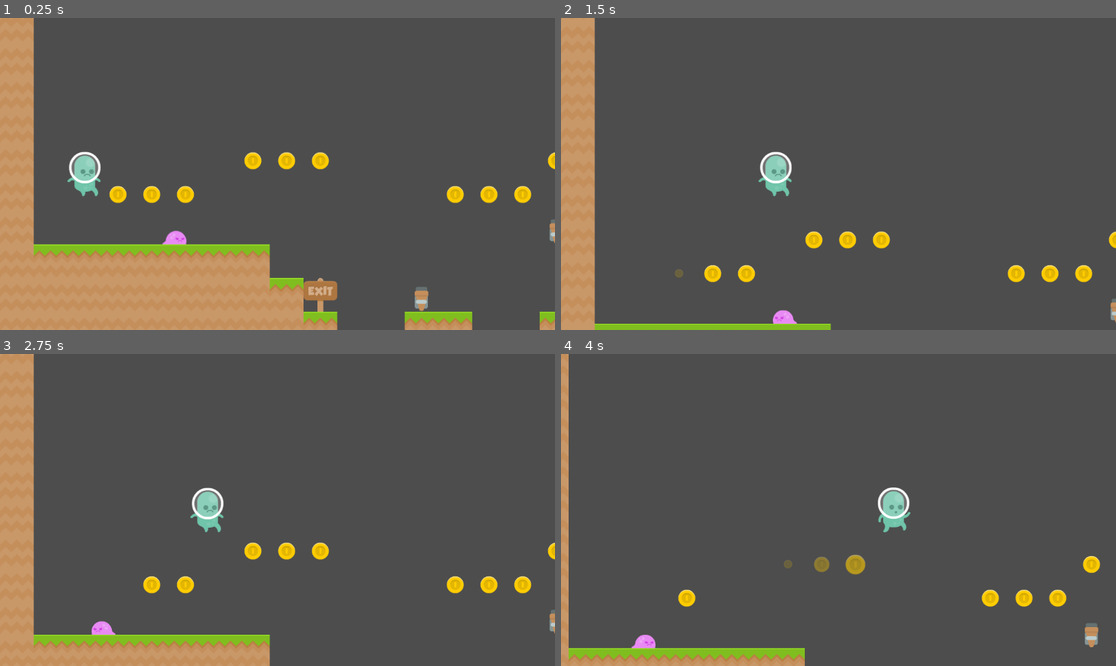
Above: before the commit, frames 1-4 (two rows, left to right).
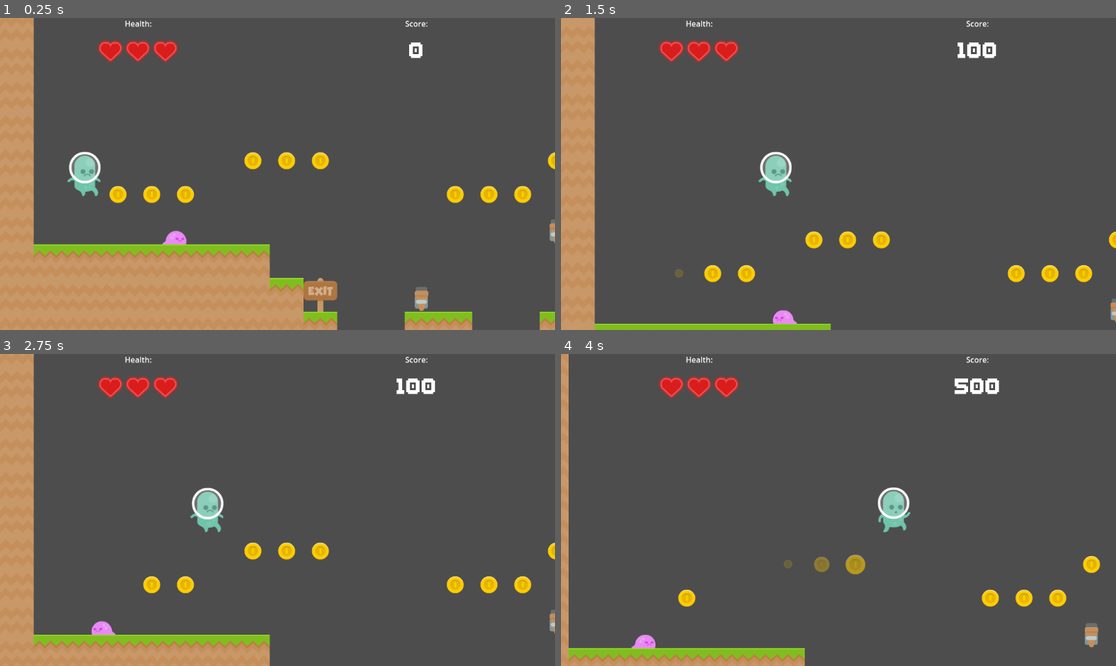
Above: after the commit, the same moments.

Repository: GreenCloversGames/Scalable-Platformer-Template
Game: Godot game, scene res://Scenes/Levels/test_level.tscn
Two runs of this game, one before a commit and one after it. Both use one fixed random seed, a clock stepped at 60 frames per second and the inputs below.
Inputs:
- Up to frame 1 (0.25 s): no input
- Up to frame 2 (1.5 s): tap Enter (ui_accept) at 0.5, 0.77 s; hold Right (ui_right) from 0.53 s (still down)
- Up to frame 3 (2.75 s): tap Enter (ui_accept) at 1.52 s; release Right (ui_right) at 2.03 s; hold Left (ui_left) from 2.03 s (still down)
- Up to frame 4 (4 s): release Left (ui_left) at 2.78 s; hold Right (ui_right) from 2.78 s (still down); tap Enter (ui_accept) at 3.02, 3.77 s

The runs differ from the first frame. In frame 1, 0.9% of the frame differs, in the area x 17-77%, y 0-15%; in frame 2, 1.0%; in frame 3, 1.0%; in frame 4, 1.1%, in the area x 17-79%, y 0-15%.

Commit message:
Added UI

Diff:
--- a/Scenes/Player/player.gd
+++ b/Scenes/Player/player.gd
@@ -18,7 +18,7 @@
 var  can_jump = true
 
 
-
+signal player_lost_health(new_health)
 signal player_lost_all_health
 
 func _ready():
@@ -68,6 +68,7 @@
 	velocity.y = JUMP_VELOCITY*.5
 	$AnimatedSprite2D.play("hurt")
 	health -= 1
+	player_lost_health.emit(health)
 	if health <= 0:
 		player_lost_all_health.emit()
 
--- /dev/null
+++ b/Scenes/UI/level_ui.gd
@@ -0,0 +1,30 @@
+extends CanvasLayer
+
+@onready var healthContainer = $Control/HBoxContainer/HealthContainer
+@onready var scoreContainer = $Control/HBoxContainer/ScoreContainer
+@onready var timeContainer = $Control/HBoxContainer/HealthContainer
+# Called when the node enters the scene tree for the first time.
+
+@onready var hearts = healthContainer.get_node("HBoxContainer").get_children()
+
+@onready var current_heart_index = len(hearts)-1
+@onready var full_heart_tex = preload("res://Assets/UI/hud_heartFull.png")
+@onready var empty_heart_tex = preload("res://Assets/UI/hud_heartEmpty.png")
+
+func _ready():
+	pass # Replace with function body.
+
+func gain_health():
+	current_heart_index = min(len(hearts)-1, current_heart_index+1)
+	hearts[current_heart_index].texture = full_heart_tex
+
+func lose_health():
+	hearts[current_heart_index].texture = empty_heart_tex
+	current_heart_index = max(0, current_heart_index-1)
+
+func update_score(new_score):
+	scoreContainer.get_node("Label2").text = str(new_score)
+
+# Called every frame. 'delta' is the elapsed time since the previous frame.
+func _process(delta):
+	pass
--- /dev/null
+++ b/Scenes/UI/level_ui.tscn
@@ -0,0 +1,89 @@
+[gd_scene load_steps=4 format=3 uid="uid://ubm3g25m2mvs"]
+
+[ext_resource type="Script" path="res://Scenes/UI/level_ui.gd" id="1_0wvi5"]
+[ext_resource type="Texture2D" uid="uid://pgvp75401bfx" path="res://Assets/UI/hud_heartFull.png" id="2_s3qdv"]
+[ext_resource type="Theme" uid="uid://dxortrvrvcbys" path="res://Scenes/UI/score.tres" id="3_gqkha"]
+
+[node name="LevelUI" type="CanvasLayer"]
+script = ExtResource("1_0wvi5")
+
+[node name="Control" type="Control" parent="."]
+layout_mode = 3
+anchor_right = 1.0
+anchor_bottom = 0.17284
+grow_horizontal = 2
+size_flags_horizontal = 3
+metadata/_edit_use_anchors_ = true
+
+[node name="HBoxContainer" type="HBoxContainer" parent="Control"]
+layout_mode = 1
+anchors_preset = 15
+anchor_right = 1.0
+anchor_bottom = 1.0
+grow_horizontal = 2
+grow_vertical = 2
+
+[node name="HealthContainer" type="VBoxContainer" parent="Control/HBoxContainer"]
+unique_name_in_owner = true
+layout_mode = 2
+size_flags_horizontal = 3
+
+[node name="Label" type="Label" parent="Control/HBoxContainer/HealthContainer"]
+layout_mode = 2
+text = "Health:"
+horizontal_alignment = 1
+
+[node name="HBoxContainer" type="HBoxContainer" parent="Control/HBoxContainer/HealthContainer"]
+layout_mode = 2
+size_flags_vertical = 3
+alignment = 1
+
+[node name="Health1" type="TextureRect" parent="Control/HBoxContainer/HealthContainer/HBoxContainer"]
+layout_mode = 2
+texture = ExtResource("2_s3qdv")
+stretch_mode = 5
+
+[node name="Health2" type="TextureRect" parent="Control/HBoxContainer/HealthContainer/HBoxContainer"]
+layout_mode = 2
+texture = ExtResource("2_s3qdv")
+stretch_mode = 5
+
+[node name="Health3" type="TextureRect" parent="Control/HBoxContainer/HealthContainer/HBoxContainer"]
+layout_mode = 2
+texture = ExtResource("2_s3qdv")
+stretch_mode = 5
+
+[node name="ScoreContainer" type="VBoxContainer" parent="Control/HBoxContainer"]
+unique_name_in_owner = true
+layout_mode = 2
+size_flags_horizontal = 3
+
+[node name="Label" type="Label" parent="Control/HBoxContainer/ScoreContainer"]
+layout_mode = 2
+size_flags_vertical = 1
+text = "Score:"
+horizontal_alignment = 1
+
+[node name="Label2" type="Label" parent="Control/HBoxContainer/ScoreContainer"]
+layout_mode = 2
+size_flags_vertical = 3
+theme = ExtResource("3_gqkha")
+text = "0"
+horizontal_alignment = 1
+vertical_alignment = 1
+
+[node name="TimeContainer" type="VBoxContainer" parent="Control/HBoxContainer"]
+unique_name_in_owner = true
+visible = false
+layout_mode = 2
+size_flags_horizontal = 3
+
+[node name="Label" type="Label" parent="Control/HBoxContainer/TimeContainer"]
+layout_mode = 2
+text = "Time:"
+horizontal_alignment = 1
+
+[node name="Label2" type="Label" parent="Control/HBoxContainer/TimeContainer"]
+layout_mode = 2
+text = "0"
+horizontal_alignment = 1
--- /dev/null
+++ b/Scenes/UI/score.tres
@@ -0,0 +1,7 @@
+[gd_resource type="Theme" load_steps=2 format=3 uid="uid://dxortrvrvcbys"]
+
+[ext_resource type="FontFile" uid="uid://cdp1w0hkk28v7" path="res://Assets/UI/Kenney Thick.ttf" id="1_nep1b"]
+
+[resource]
+default_font = ExtResource("1_nep1b")
+default_font_size = 32
--- a/Scenes/Virtual/BaseLevel.gd
+++ b/Scenes/Virtual/BaseLevel.gd
@@ -31,11 +31,15 @@
 		activate_checkpoint(node)
 	elif node is Collectable:
 		node.collect()
-		levelscore += 100
+		update_score(100)
 	elif node is DeathZone:
 		kill_player()
 
 #Methods called by interactables/enemies
+
+func update_score(value):
+	levelscore += value
+	$LevelUI.update_score(levelscore)
 
 func exit_level():
 	LevelHandler.exit_level()
@@ -47,7 +51,7 @@
 	current_checkpoint.active = true
 
 func kill_player():
-	get_tree().change_scene_to_file("res://Scenes/Levels/test_level.tscn")
+	respawn()
 
 func respawn():
 	if current_checkpoint:
@@ -62,6 +66,7 @@
 		node.player_touched.connect(on_player_touched.bind(node))
 	elif node.is_in_group("player"):
 		player = node as Player
+		player.player_lost_health.connect(_on_player_lost_health)
 		player.player_lost_all_health.connect(respawn)
 	if node.is_in_group("actor"):
 		node as Actor
@@ -70,3 +75,6 @@
 func _on_hit_body(hitbody:Actor, hitter:Actor):
 	hitbody.take_hit(hitter)
 	hitter.react_to_hitting(hitbody)
+
+func _on_player_lost_health(new_health):
+	$LevelUI.lose_health()
--- a/Scenes/Virtual/BaseLevel.tscn
+++ b/Scenes/Virtual/BaseLevel.tscn
@@ -8,6 +8,7 @@
 [ext_resource type="PackedScene" uid="uid://b6n2e6kkf0hqu" path="res://Scenes/Enemies/crawler_enemy.tscn" id="6_3c4nd"]
 [ext_resource type="PackedScene" uid="uid://c1bq0xi4a0k6s" path="res://Scenes/Interactables/collectable.tscn" id="6_nawf6"]
 [ext_resource type="PackedScene" uid="uid://bsa8sgay28e88" path="res://Scenes/Interactables/death_zone.tscn" id="7_0fme4"]
+[ext_resource type="PackedScene" uid="uid://ubm3g25m2mvs" path="res://Scenes/UI/level_ui.tscn" id="9_ksn3r"]
 
 [sub_resource type="TileSetAtlasSource" id="TileSetAtlasSource_6pwhb"]
 texture = ExtResource("1_66odv")
@@ -117,4 +118,6 @@
 format = 2
 layer_0/tile_data = PackedInt32Array(327680, 393216, 9, 393216, 524288, 0, 458752, 524288, 0, 524288, 524288, 0, 589824 …(3280 unchanged characters)…
 
+[node name="LevelUI" parent="." instance=ExtResource("9_ksn3r")]
+
 [connection signal="child_entered_tree" from="TileMap" to="." method="_on_tile_map_child_entered_tree"]
Binary file added: Assets/UI/Kenney Thick.ttf
Not shown, added: Assets/UI/Kenney Thick.ttf.import
Binary file added: Assets/UI/hud_heartEmpty.png
Not shown, added: Assets/UI/hud_heartEmpty.png.import
Binary file added: Assets/UI/hud_heartFull.png
Not shown, added: Assets/UI/hud_heartFull.png.import
Not shown: 1 places in Scenes/Virtual/BaseLevel.tscn that only renumber resources
